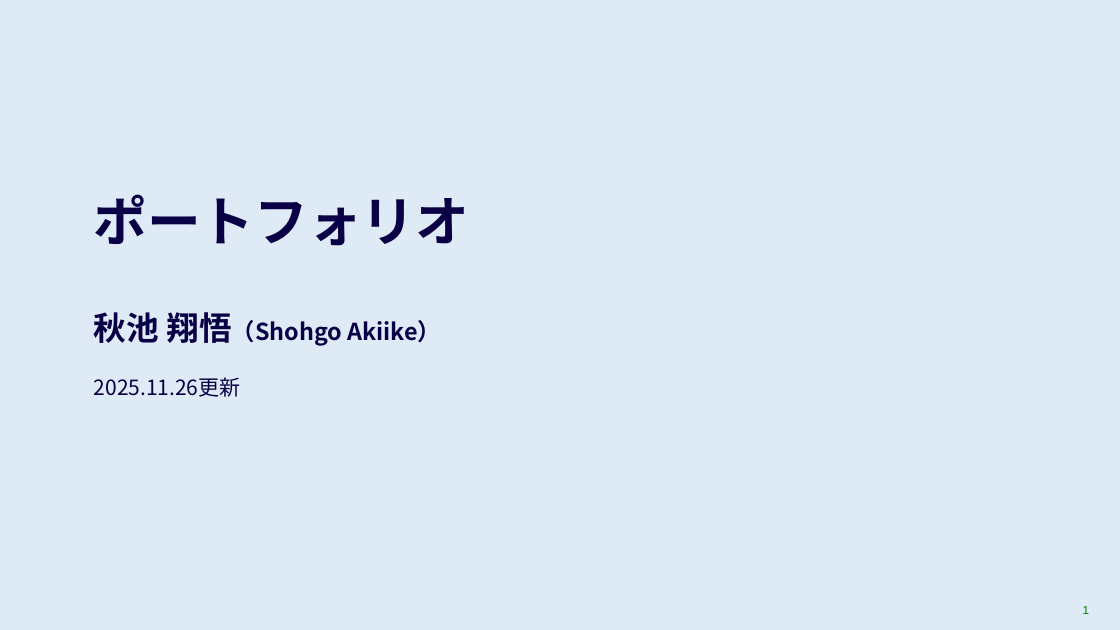
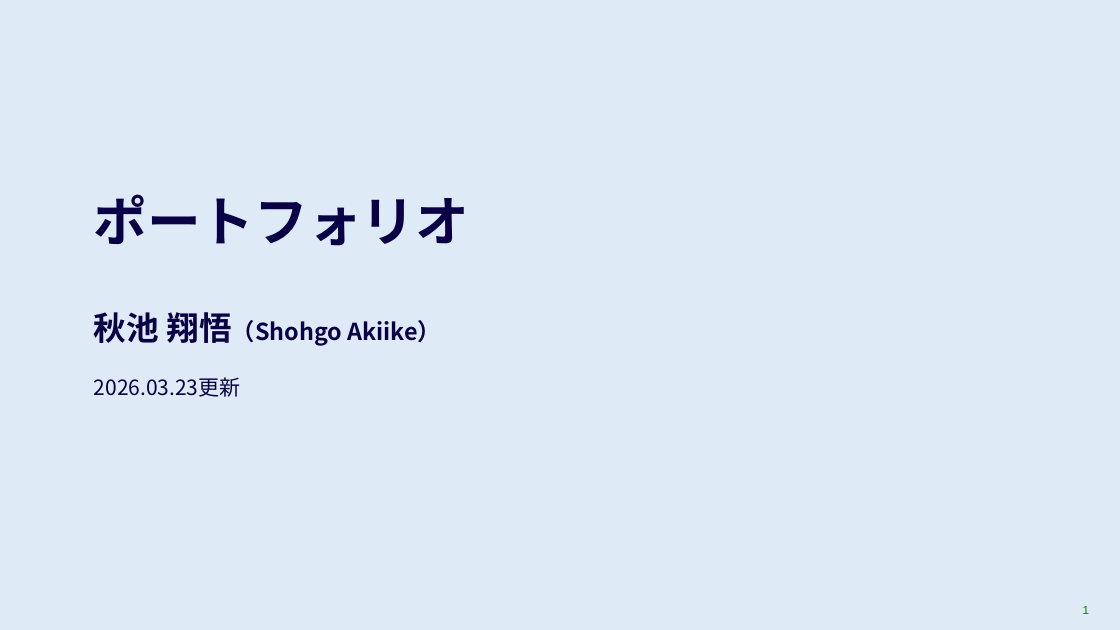
Before and after one commit to ShohgoAkiike/aws-support-portfolio, a slide deck: slide 1 of ポートフォリオ_秋池.pptx. Drawn at 1120x630 pixels with LibreOffice and Linux fonts; fonts in the diff are those of the drawing. Boxes give left, top, right and bottom in pixels: in the first picture for what was removed or moved away, otherwise in the second. Text is boxed around its words. In the diff, an @@ line names an element or a change of style, - is before the commit and + after.

```diff
--- a/ポートフォリオ_秋池.pptx
+++ b/ポートフォリオ_秋池.pptx
@@ text at (94, 377, 241, 397): text changed @@
-2025.11.26更新
+2026.03.23更新
```
Also in this commit, not shown: 4 other slides changed.
